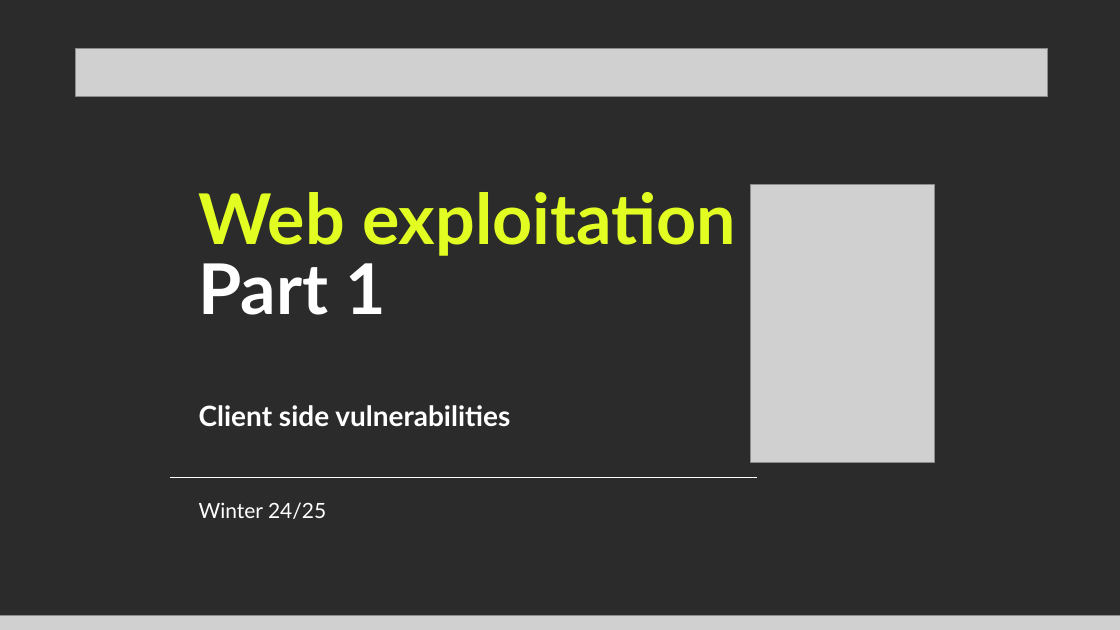
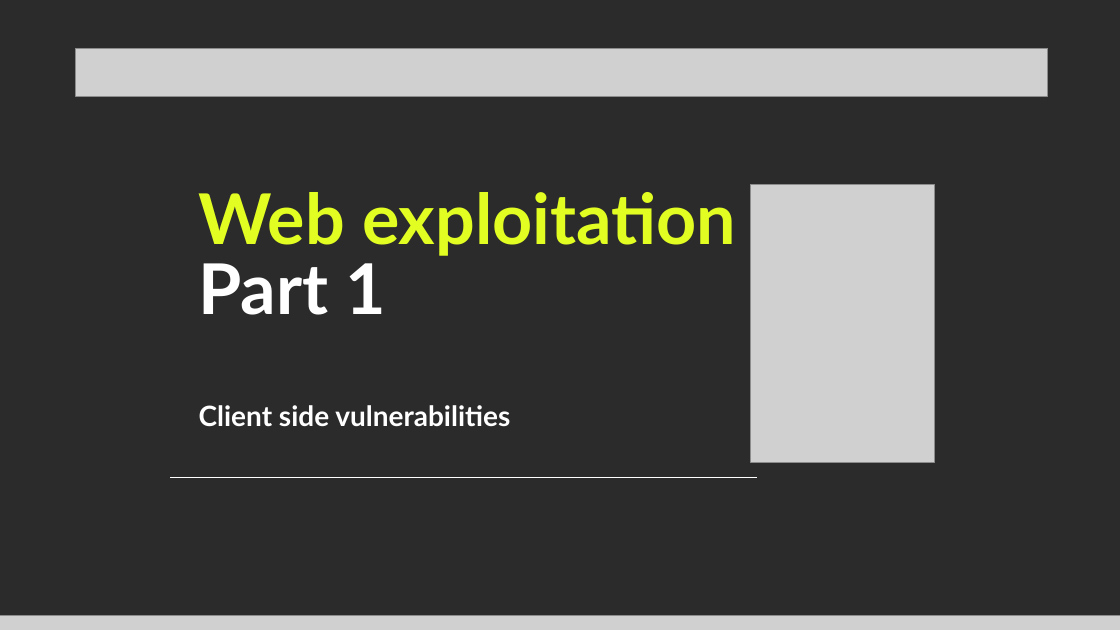
Before and after one commit to Technipwn/Technipwn.github.io, a slide deck: slide 1 of files/client_side.pptx. Drawn at 1120x630 pixels with LibreOffice and Linux fonts; fonts in the diff are those of the drawing; grey boxes stand for pictures; background and template pictures are left out; a plain dark background stands for a picture behind light text. Boxes give left, top, right and bottom in pixels: in the first picture for what was removed or moved away, otherwise in the second. Text is boxed around its words. In the diff, an @@ line names an element or a change of style, - is before the commit and + after.

```diff
--- a/files/client_side.pptx
+++ b/files/client_side.pptx
@@ text removed at [199,502,326,519] @@
-Winter 24/25
```
Also in this commit, not shown: 3 other slides changed, 1 slide added, 4 slides removed, 21 other files.
